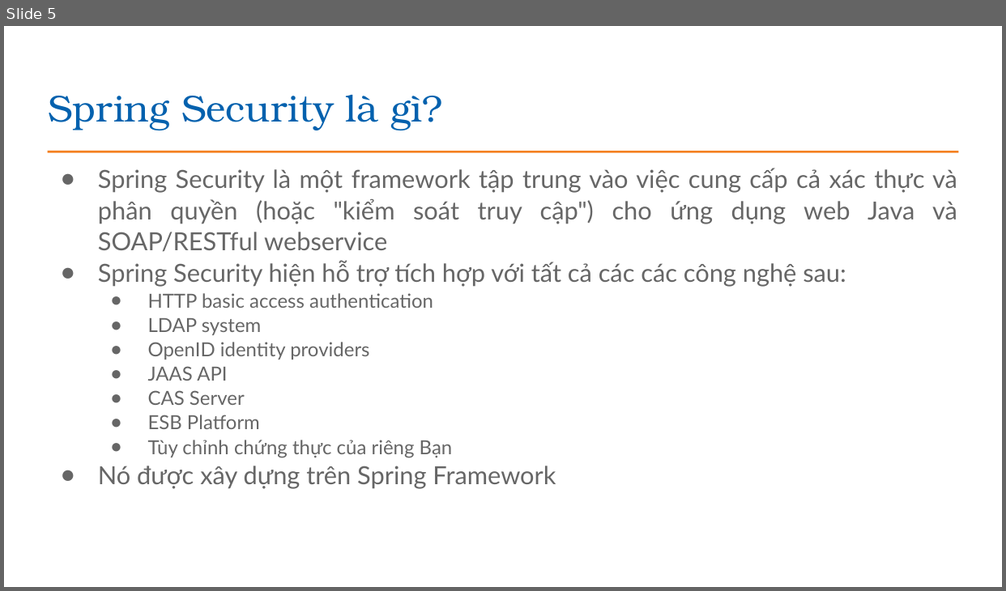
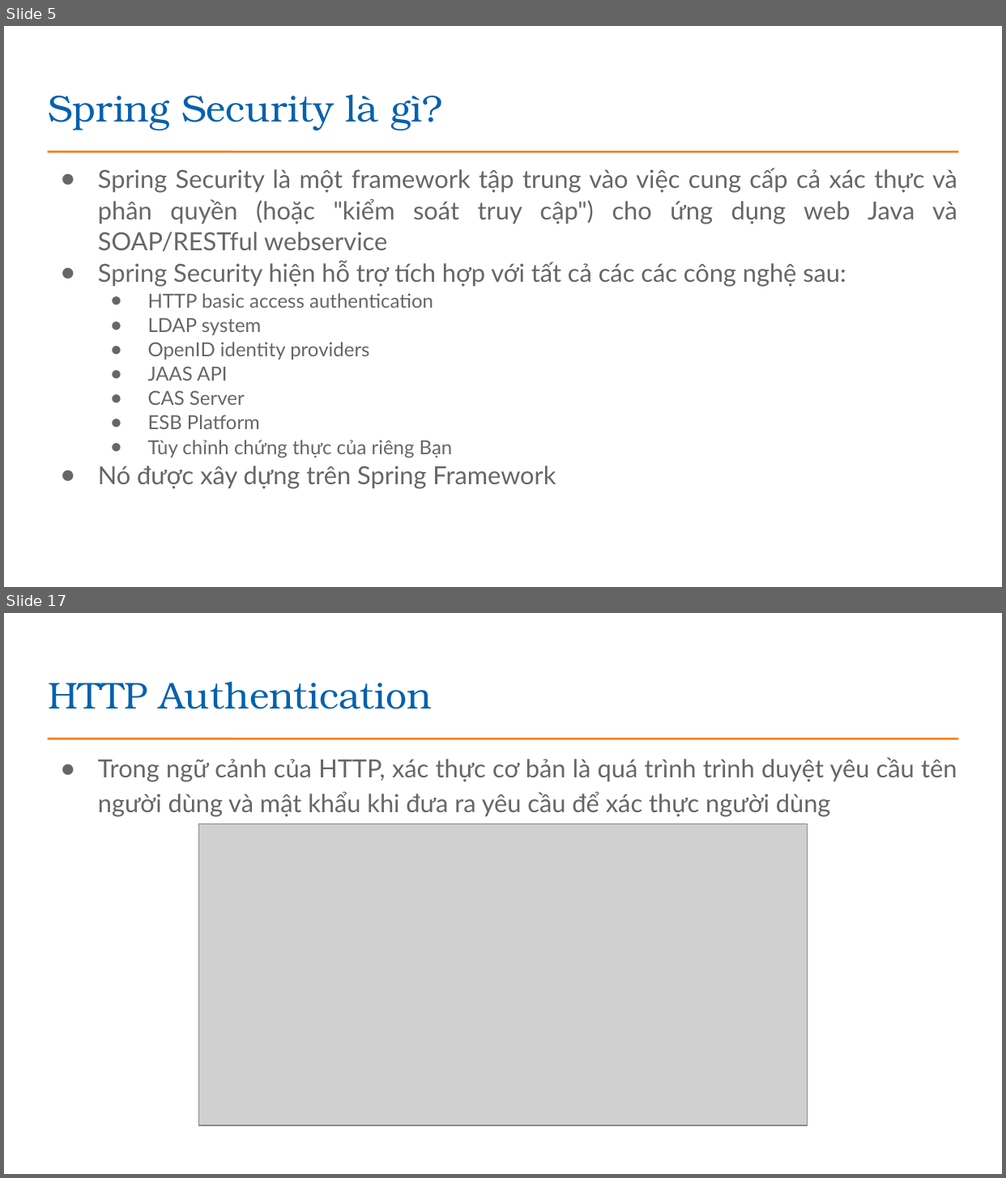
Before and after one commit to EdisonTechnologyAcademy/Java---Construction, a slide deck: presentations/Bài 25_Bao mat trong Java Spring Boot.pptx. Shown one above the other, each under a label of ours: slide 5 before the commit, slides 5 and 17 after it; the slides between them are not shown. The pictures are 1006x591 and 1006x1178 pixels, drawn with LibreOffice and Linux fonts; fonts in the diff are those of the drawing; grey boxes stand for pictures; background and template pictures are left out. Boxes give left, top, right and bottom in pixels: in the first picture for what was removed or moved away, otherwise in the second. Text is boxed around its words. In the diff, an @@ line names an element or a change of style, - is before the commit and + after.

```diff
--- a/presentations/Bài 25_Bao mat trong Java Spring Boot.pptx
+++ b/presentations/Bài 25_Bao mat trong Java Spring Boot.pptx
@@ slide 17 added at (x1=4, y1=613, x2=1002, y2=1174), background #FFFFFF; not listed: 1 template element that a slide beside it also shows @@
@@ title added at (x1=48, y1=682, x2=432, y2=709), 27 pt, text #0361AE @@
+HTTP Authentication
@@ text added at (x1=98, y1=757, x2=957, y2=817), 18 pt, text #666666 @@
+● Trong ngữ cảnh của HTTP, xác thực cơ bản là quá trình trình duyệt yêu cầu tên người dùng và mật khẩu khi đưa ra yêu cầu để xác thực người dùng
@@ picture added at (x1=198, y1=824, x2=808, y2=1126) @@
```
Also in this commit, not shown: 1 slide changed, 11 other slides added, 2 slides removed.
